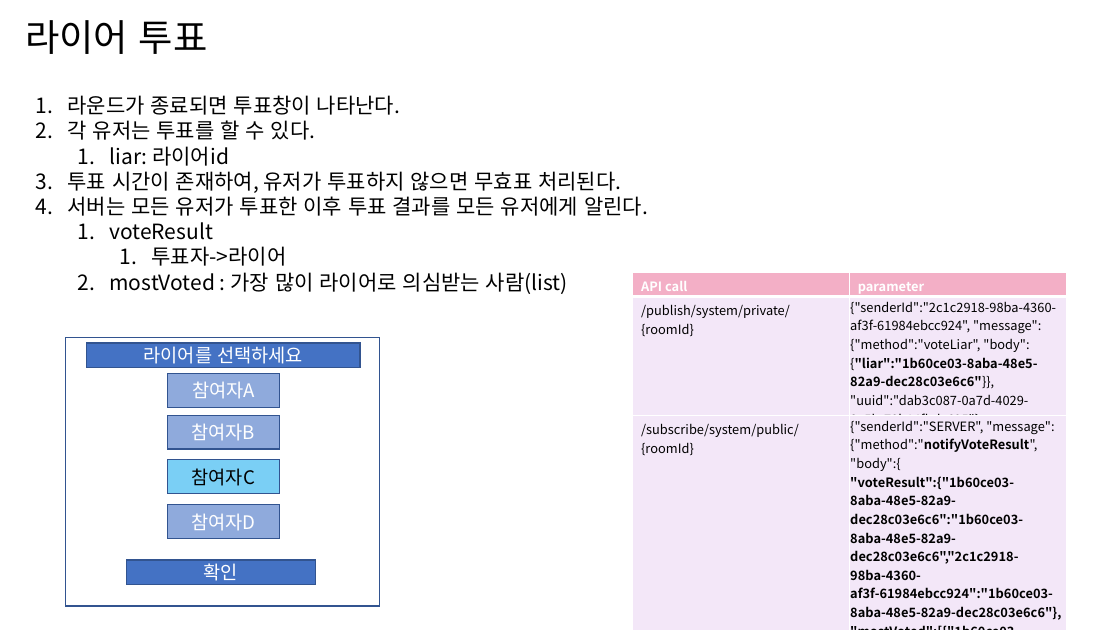
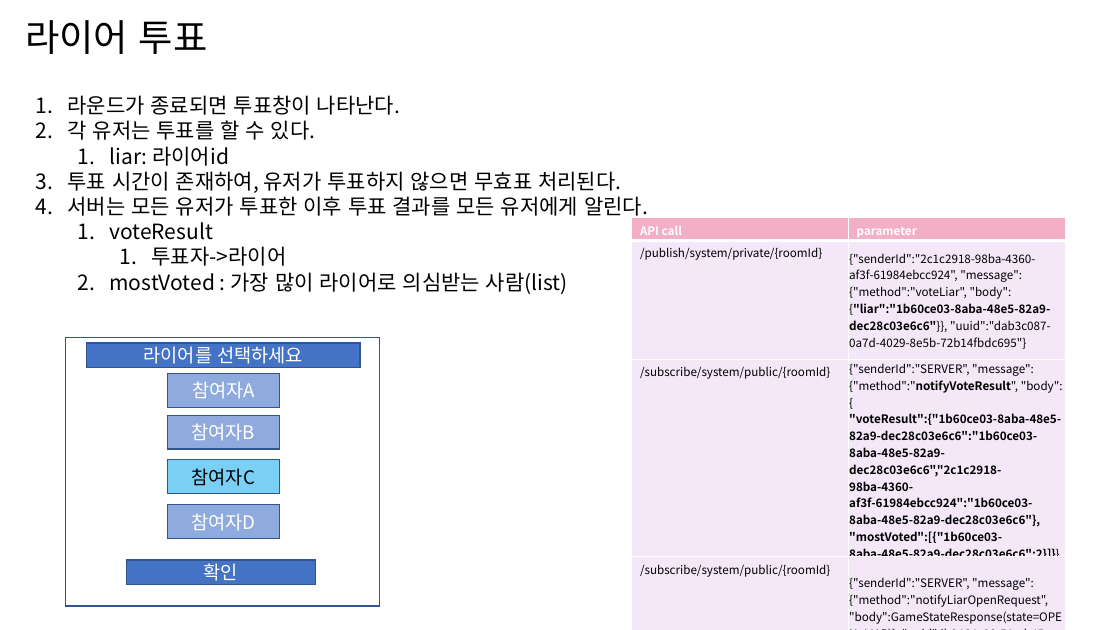
Before and after one commit to LiarGameDevelop/LiarGameServer, a slide deck: slide 11 of doc/UX_document.pptx. Drawn at 1120x630 pixels with LibreOffice and Linux fonts; fonts in the diff are those of the drawing. Boxes give left, top, right and bottom in pixels: in the first picture for what was removed or moved away, otherwise in the second. Text is boxed around its words. In the diff, an @@ line names an element or a change of style, - is before the commit and + after.

Commit message:
Add new API for notify room owner to open liar

```diff
--- a/doc/UX_document.pptx
+++ b/doc/UX_document.pptx
@@ table at box(632, 218, 1065, 628) @@
+row 4: /subscribe/system/public/{roomId} | {"senderId":"SERVER", "message":{"method":"notifyLiarOpenRequest", "body":GameStateResponse(state=OPEN_LIAR)}, "uuid":'b9464e28-51ad-45ae-ba99-977264d22cd3'}
@@ table: place and size @@
-table at box(633, 273, 1066, 624)
+table at box(632, 218, 1065, 628)
```
Also in this commit, not shown: 5 other files.
